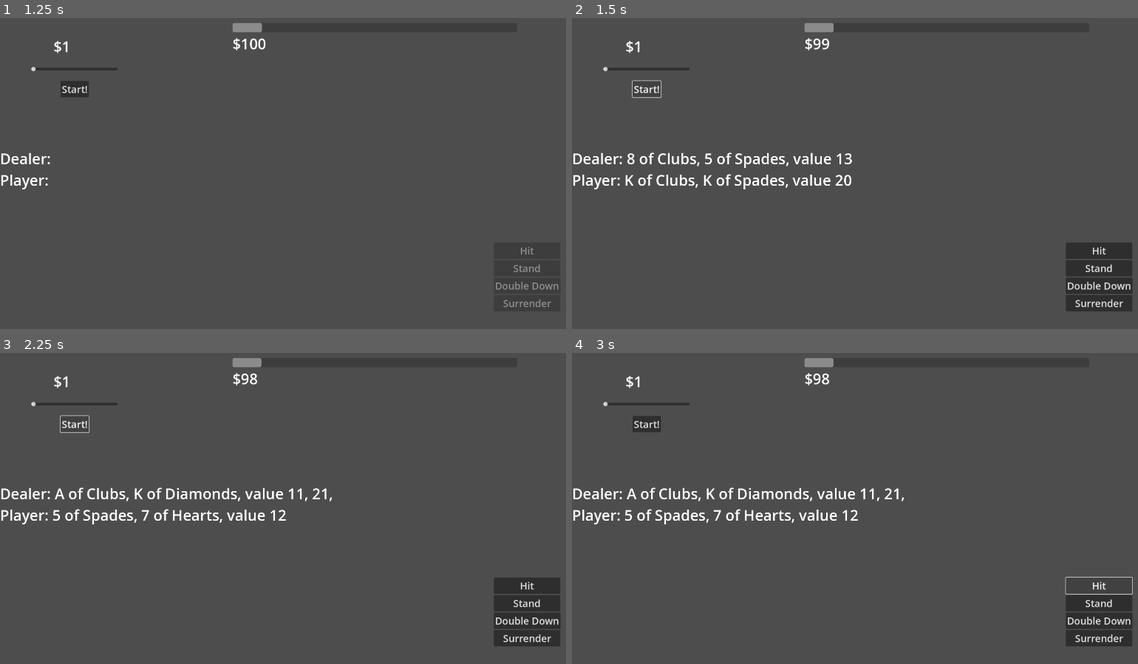
Above: before the commit, frames 1-4 (two rows, left to right).
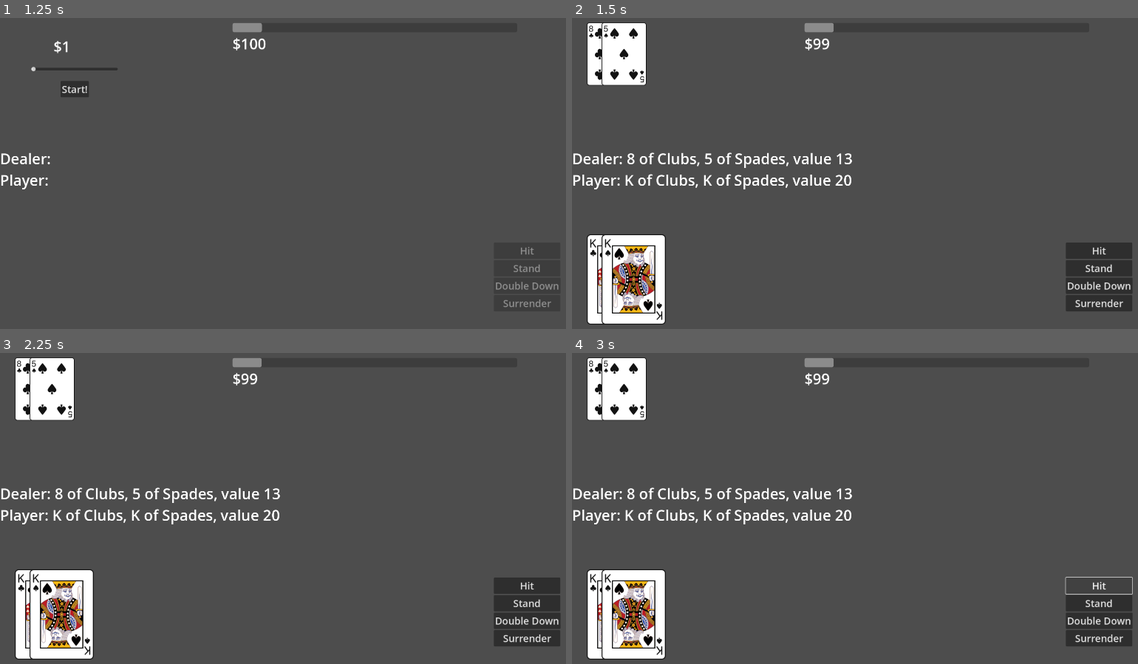
Above: after the commit, the same moments.

Repository: Tofutush/blackjack-with-sky
Game: Godot game, scene res://scenes/Start/Start.tscn
Two runs of this game, one before a commit and one after it. Both use one fixed random seed, a clock stepped at 60 frames per second and the inputs below.
Inputs (mouse positions are in pixels of both pictures, inside the frame that each line leads up to):
- Up to frame 1 (1.25 s): click "Start" at 0.5 s
- Up to frame 2 (1.5 s): click "Start!" at 1.25 s
- Up to frame 3 (2.25 s): click (73, 424) at 2 s, where only the run before the commit has a clickable "Start!"
- Up to frame 4 (3 s): click "Hit" at 2.75 s

Frame 1 is identical in both runs. In frame 2, 6.2% of the frame differs, in the area x 2-21%, y 1-99%; in frame 3, 7.8%; in frame 4, 7.9%, in the area x 2-59%, y 1-99%.

Commit message:
display cards test

Diff:
--- a/scenes/Bet/bet.gd
+++ b/scenes/Bet/bet.gd
@@ -13,4 +13,4 @@
 
 func _on_button_pressed() -> void:
 	bet_submitted.emit(int($Slider.value))
-	#hide()
+	hide()
--- a/scenes/DeckDisplay/deck_display.gd
+++ b/scenes/DeckDisplay/deck_display.gd
@@ -1,4 +1,6 @@
 extends Control
+
+@export var cardScale: float
 
 func _ready() -> void:
 	for child in get_children():
@@ -34,5 +36,6 @@
 	sprite.region_enabled = true
 	sprite.region_rect = Rect2(Vector2(x, y), Vector2(209, 294))
 	sprite.centered = false
-	sprite.position = Vector2(48 * (get_child_count() - 1), 0)
+	sprite.position = Vector2(48 * (get_child_count()), 0)
+	sprite.scale = Vector2(cardScale, cardScale)
 	add_child(sprite)
--- a/scenes/Main/Main.tscn
+++ b/scenes/Main/Main.tscn
@@ -1,10 +1,11 @@
-[gd_scene load_steps=6 format=3 uid="uid://ctjvnj3palpng"]
+[gd_scene load_steps=7 format=3 uid="uid://ctjvnj3palpng"]
 
 [ext_resource type="Script" uid="uid://b0gctenpjx66d" path="res://scenes/Main/main.gd" id="1_bvmdu"]
 [ext_resource type="Theme" uid="uid://sfy8iivbp4g" path="res://assets/theme.tres" id="2_owiiy"]
 [ext_resource type="PackedScene" uid="uid://qva68m56j7ro" path="res://scenes/Bet/Bet.tscn" id="3_brr1f"]
 [ext_resource type="PackedScene" uid="uid://dg3qjnes613ou" path="res://scenes/PlayerButtons/player_buttons.tscn" id="5_pkilc"]
 [ext_resource type="PackedScene" uid="uid://086xpid11b5m" path="res://scenes/MoneyMeter/money_meter.tscn" id="6_d463r"]
+[ext_resource type="PackedScene" uid="uid://gk6yldhrov2y" path="res://scenes/DeckDisplay/deck_display.tscn" id="6_q8kdv"]
 
 [node name="Main" type="Control"]
 layout_mode = 3
@@ -58,6 +59,29 @@
 offset_right = 0.919922
 offset_bottom = -0.28009
 
+[node name="PlayerDeckDisplay" parent="." instance=ExtResource("6_q8kdv")]
+layout_mode = 1
+anchors_preset = -1
+anchor_left = 0.025
+anchor_top = 0.683
+anchor_right = 0.025
+anchor_bottom = 0.683
+offset_top = 0.359985
+offset_bottom = 0.359985
+grow_vertical = 0
+cardScale = 1.0
+
+[node name="DealerDeckDisplay" parent="." instance=ExtResource("6_q8kdv")]
+layout_mode = 1
+anchors_preset = -1
+anchor_left = 0.025
+anchor_top = 0.044
+anchor_right = 0.025
+anchor_bottom = 0.044
+offset_top = 0.479996
+offset_bottom = 0.479996
+cardScale = 0.7
+
 [connection signal="bet_submitted" from="Bet" to="." method="_on_bet_bet_submitted"]
 [connection signal="double_down" from="PlayerButtons" to="." method="_on_player_double_down"]
 [connection signal="hit" from="PlayerButtons" to="." method="_on_player_hit"]
--- a/scenes/Main/main.gd
+++ b/scenes/Main/main.gd
@@ -26,6 +26,10 @@
 	playerHand.addCard(mainDeck.drawRandom())
 	dealerHand.addCard(mainDeck.drawRandom())
 	dealerHand.addCard(mainDeck.drawRandom())
+	$PlayerDeckDisplay.addCard(playerHand.getCard(0))
+	$PlayerDeckDisplay.addCard(playerHand.getCard(1))
+	$DealerDeckDisplay.addCard(dealerHand.getCard(0))
+	$DealerDeckDisplay.addCard(dealerHand.getCard(1))
 	$PlayerCards.text = "Player: " + playerHand.toString() + "value " + playerHand.toValueString()
 	$DealerCards.text = "Dealer: " + dealerHand.toString() + "value " + dealerHand.toValueString()
 
